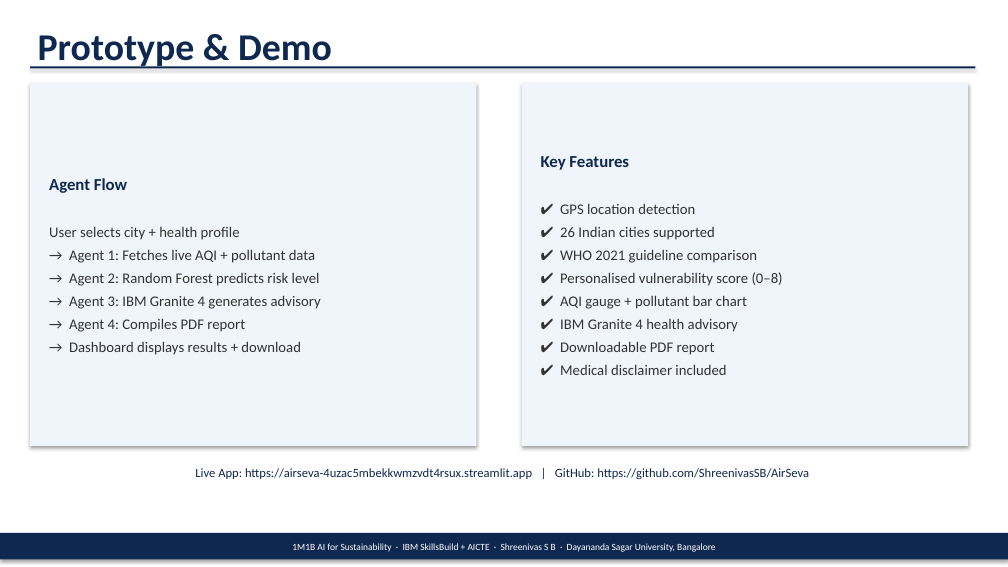
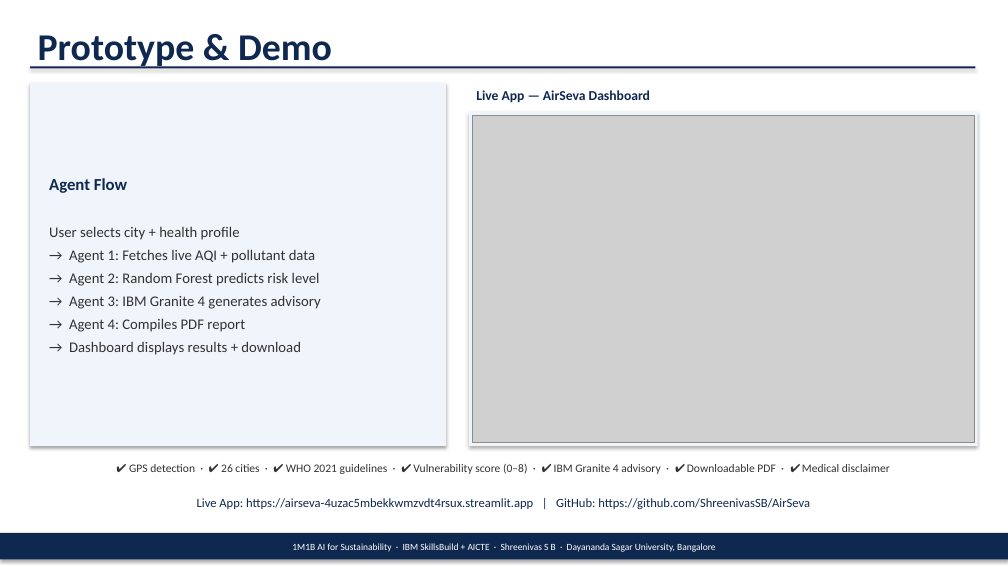
Before and after one commit to ShreenivasSB/AirSeva, a slide deck: slide 8 of AirSeva_1M1B_Submission_Redesigned.pptx. Drawn at 1008x567 pixels with LibreOffice and Linux fonts; fonts in the diff are those of the drawing; grey boxes stand for pictures. Boxes give left, top, right and bottom in pixels: in the first picture for what was removed or moved away, otherwise in the second. Text is boxed around its words. In the diff, an @@ line names an element or a change of style, - is before the commit and + after.

```diff
--- a/AirSeva_1M1B_Submission_Redesigned.pptx
+++ b/AirSeva_1M1B_Submission_Redesigned.pptx
@@ rectangle "Agent Flow": place and size @@
-rectangle "Agent Flow" at (30, 83, 476, 446)
+rectangle "Agent Flow" at (30, 83, 446, 446)
@@ rectangle removed at (522, 83, 968, 446) @@
-Key Features
-✔ GPS location detection
-✔ 26 Indian cities supported
-✔ WHO 2021 guideline comparison
-✔ Personalised vulnerability score (0–8)
-✔ AQI gauge + pollutant bar chart
-✔ IBM Granite 4 health advisory
-✔ Downloadable PDF report
-✔ Medical disclaimer included
@@ rectangle added at (469, 112, 978, 446), fill #F0F5FC @@
@@ picture added at (473, 116, 974, 442) @@
@@ text added at (476, 90, 650, 102), 13 pt, text #0F2850, bold @@
+Live App — AirSeva Dashboard
@@ text added at (129, 463, 890, 474), 11 pt, text #323232 @@
+✔ GPS detection · ✔ 26 cities · ✔ WHO 2021 guidelines · ✔ Vulnerability score (0–8) · ✔ IBM Granite 4 advisory · ✔ Downloadable PDF · ✔ Medical disclaimer
@@ text "Live App: https://airseva-4uzac5mbekkwmzvdt4rsux.streamlit.a ...": place and size @@
-text "Live App: https://airseva-4uzac5mbekkwmzvdt4rsux.streamlit.a ..." at (195, 468, 809, 479)
+text "Live App: https://airseva-4uzac5mbekkwmzvdt4rsux.streamlit.a ..." at (197, 498, 810, 509)
```
Also in this commit, not shown: 3 other files.
